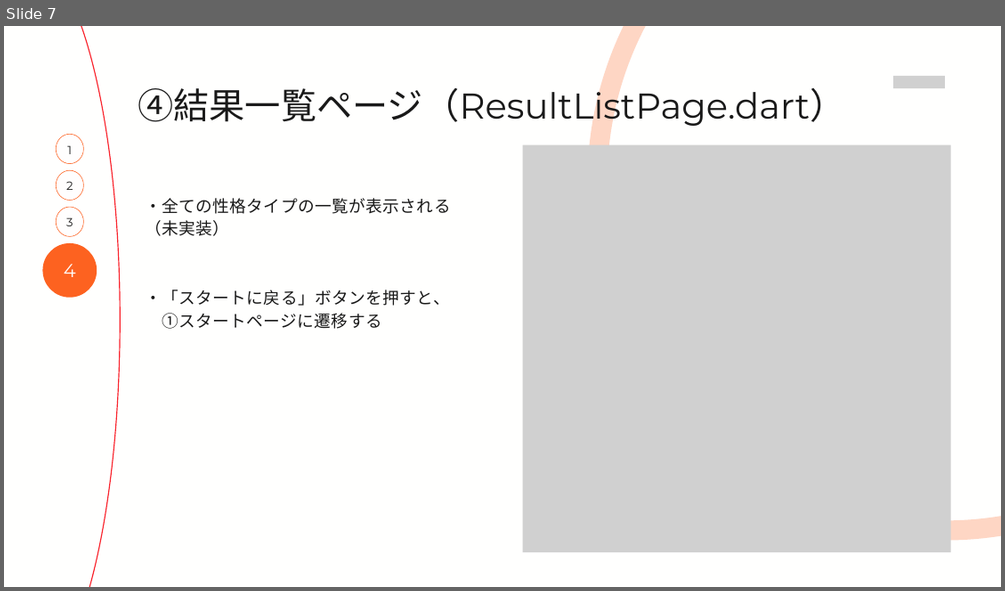
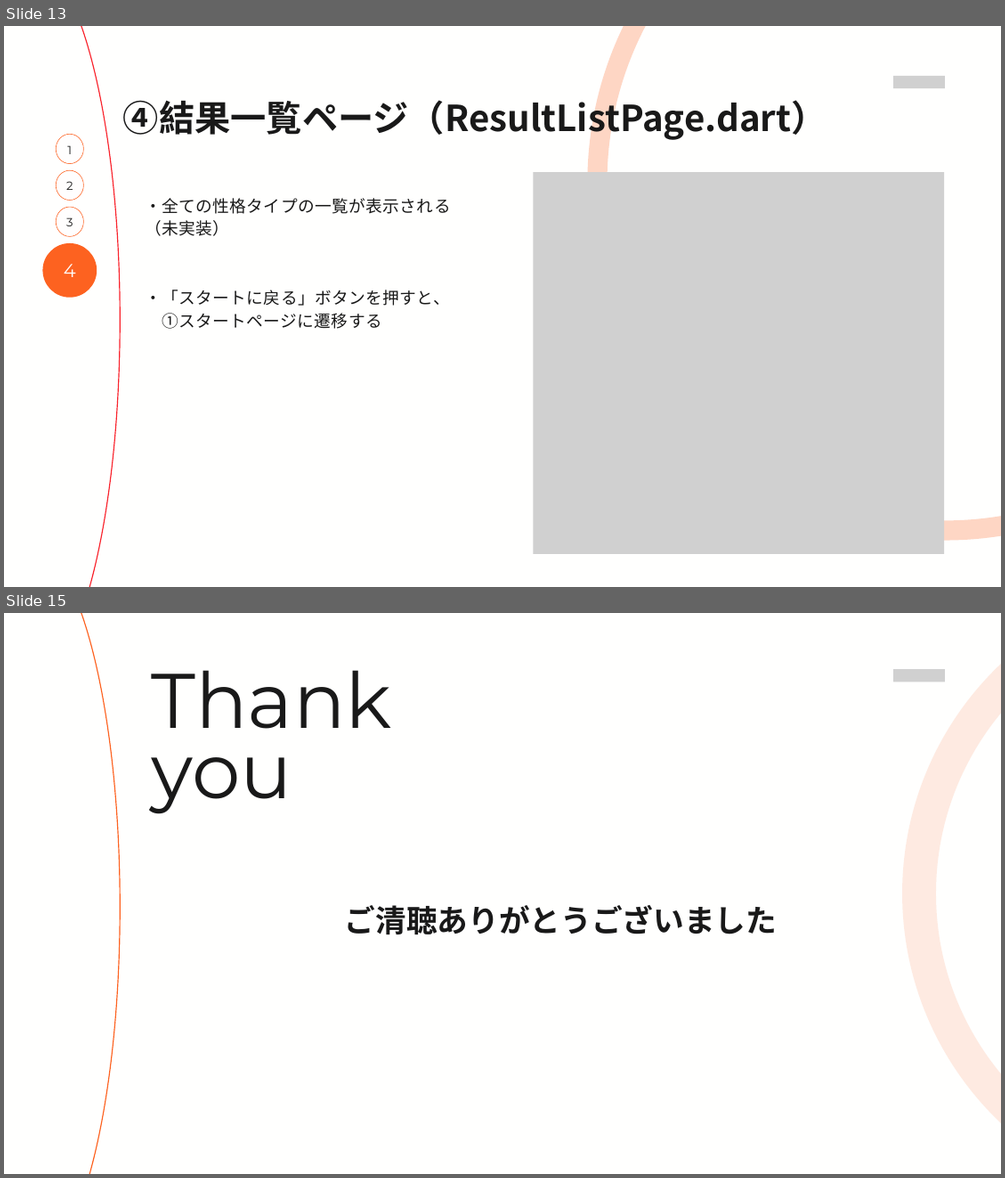
Before and after one commit to runam00/flutterMock, a slide deck: プレゼン資料.pptx. Shown one above the other, each under a label of ours: slide 7 before the commit, slides 13 and 15 after it; the slides between them are not shown. The pictures are 1005x591 and 1005x1178 pixels, drawn with LibreOffice and Linux fonts; fonts in the diff are those of the drawing; grey boxes stand for pictures. Boxes give left, top, right and bottom in pixels: in the first picture for what was removed or moved away, otherwise in the second. Text is boxed around its words. In the diff, an @@ line names an element or a change of style, - is before the commit and + after.

Commit message:
完成したプレゼン資料を追加

```diff
--- a/プレゼン資料.pptx
+++ b/プレゼン資料.pptx
@@ slide 15 added at bbox=[4, 613, 1001, 1174], background #FFFFFE @@
@@ freeform shape added at bbox=[4, 613, 120, 1174], outline #FD6220 1.5 pt @@
@@ freeform shape added at bbox=[919, 613, 1001, 1174], outline #FD6220 48.75 pt @@
@@ text added at bbox=[151, 670, 391, 814], 111.5 pt, text #191919 @@
+Thank you
@@ picture added at bbox=[893, 669, 945, 682] @@
@@ text added at bbox=[345, 905, 777, 934], 44.7 pt, text #191919, bold @@
+ご清聴ありがとうございました
@@ what was slide 7 is now slide 13 @@
@@ slide 13 changed as well @@
@@ text "④結果一覧ページ（ResultListPage.dart）": place and size @@
-text "④結果一覧ページ（ResultListPage.dart）" at bbox=[138, 82, 845, 128]
+text "④結果一覧ページ（ResultListPage.dart）" at bbox=[123, 95, 827, 141]
@@ text "④結果一覧ページ（ResultListPage.dart）" at bbox=[123, 95, 827, 141]: font Montserrat to Noto Sans CJK JP, bold on @@
@@ picture: place and size @@
-picture at bbox=[522, 145, 950, 552]
+picture at bbox=[534, 172, 944, 554]
```
Also in this commit, not shown: 6 other slides changed, 7 other slides added.
